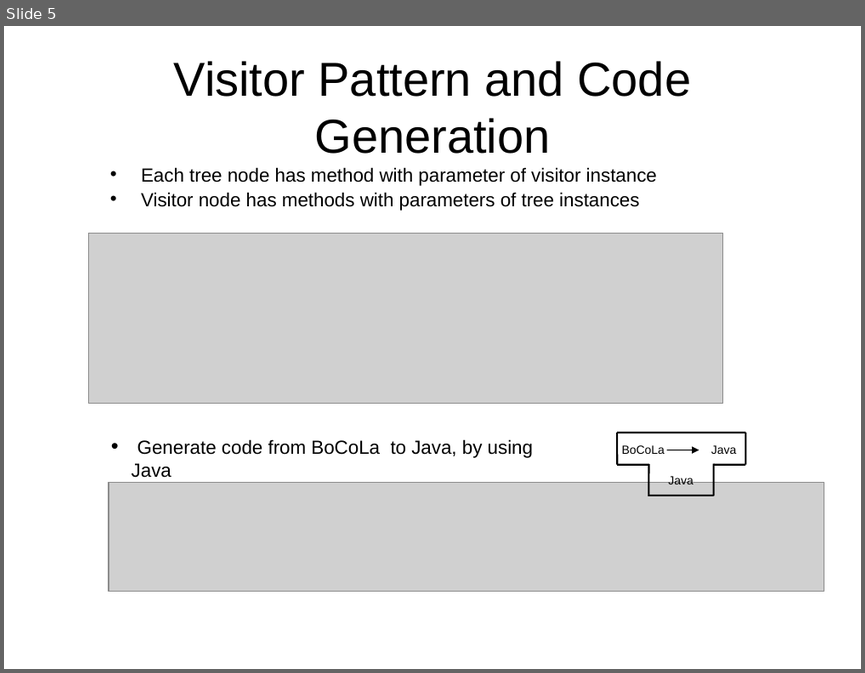
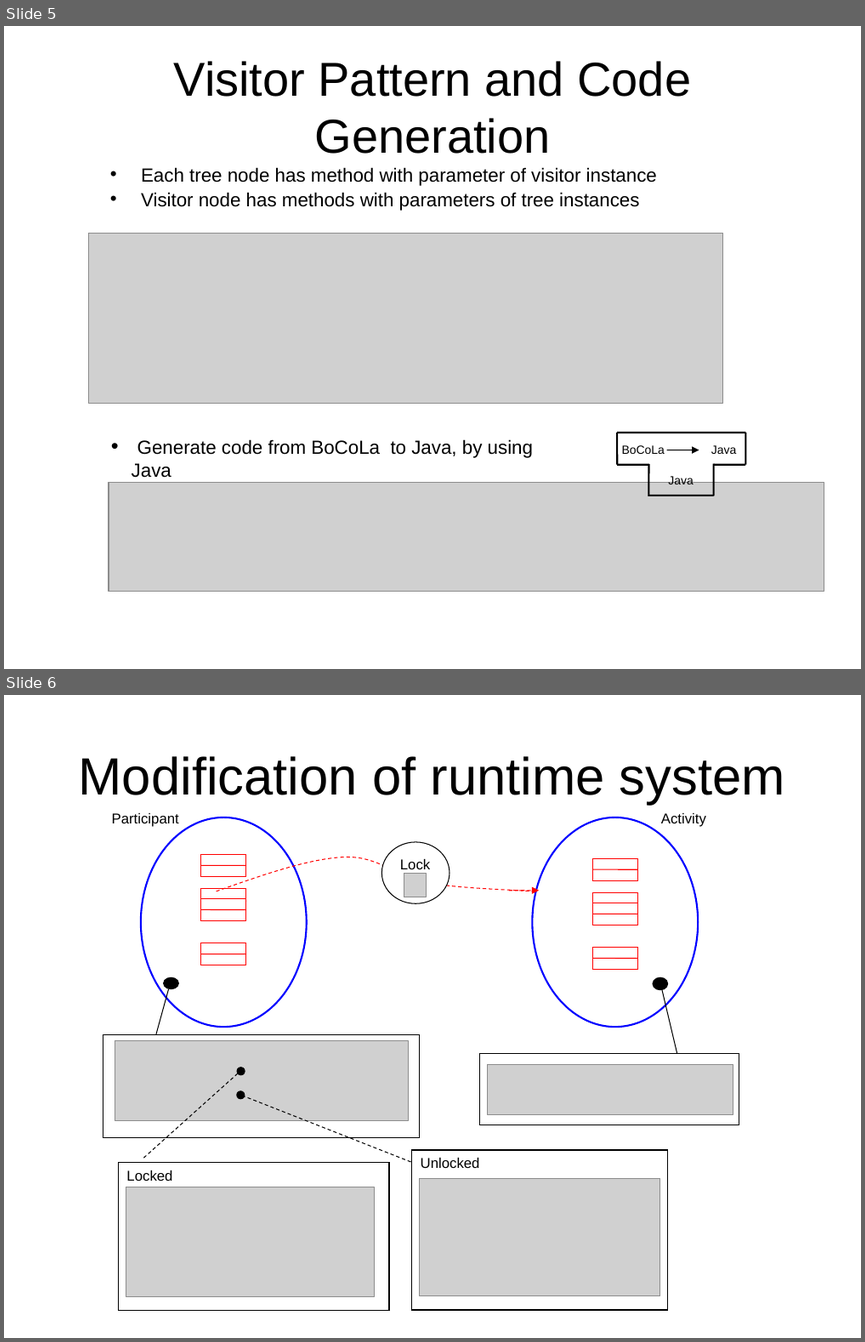
Before and after one commit to isurup/kalle-martin-group, a slide deck: SSE2/slides/project Slides 1.ppt. Shown one above the other, each under a label of ours: slide 5 before the commit, slides 5 and 6 after it. The pictures are 865x673 and 865x1342 pixels, drawn with LibreOffice and Linux fonts; fonts in the diff are those of the drawing; grey boxes stand for pictures. Boxes give left, top, right and bottom in pixels: in the first picture for what was removed or moved away, otherwise in the second. Text is boxed around its words. In the diff, an @@ line names an element or a change of style, - is before the commit and + after.

```diff
--- a/SSE2/slides/project Slides 1.ppt
+++ b/SSE2/slides/project Slides 1.ppt
@@ slide 6 added at <box>4,695,861,1338</box>, background #FFFFFF @@
@@ title added at <box>79,756,785,805</box>, 44 pt, text #000000 @@
+Modification of runtime system
@@ group added at <box>103,813,739,1310</box>: 12 rectangles, 12 lines, 7 ellipses, 5 pictures, 2 texts, 1 freeform shape, 1 arrow @@
+Activity
+Participant
+Lock
+Locked
+Unlocked
```
Also in this commit, not shown: 1 other slide added, 2 other files.
